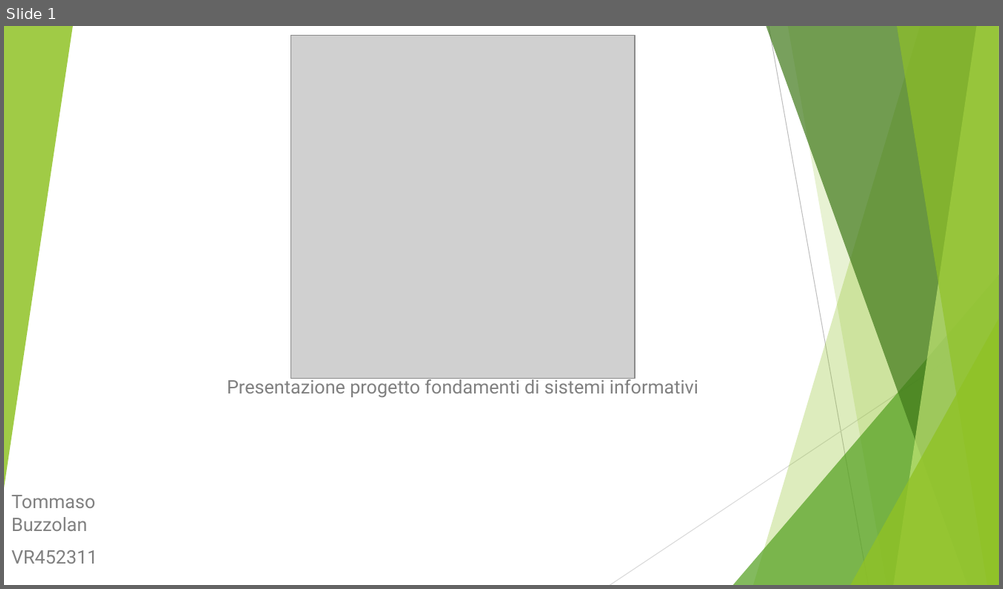
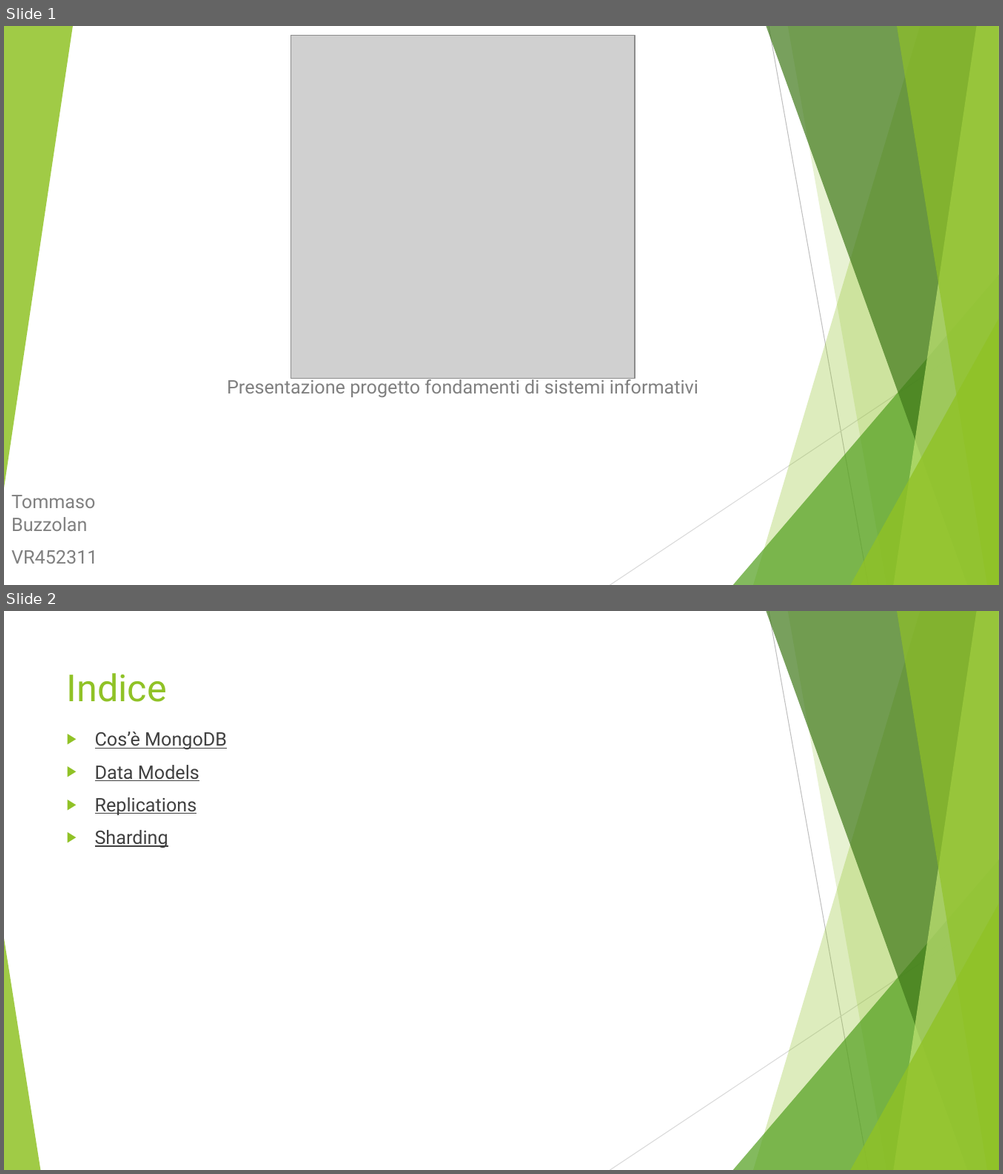
Before and after one commit to Buzzolan/VeronaCardMongoDB, a slide deck: Presentazione_progetto.pptx. Shown one above the other, each under a label of ours: slide 1 before the commit, slides 1 and 2 after it. The pictures are 1003x589 and 1003x1174 pixels, drawn with LibreOffice and Linux fonts; fonts in the diff are those of the drawing; grey boxes stand for pictures. Boxes give left, top, right and bottom in pixels: in the first picture for what was removed or moved away, otherwise in the second. Text is boxed around its words. In the diff, an @@ line names an element or a change of style, - is before the commit and + after.

```diff
--- a/Presentazione_progetto.pptx
+++ b/Presentazione_progetto.pptx
@@ slide 2 added at box(4, 611, 999, 1170), background #FFFFFF; not listed: 9 template elements that a slide beside it also shows @@
@@ title added at box(67, 673, 167, 702), 36 pt, text #90C226 @@
+Indice
@@ text added at box(95, 732, 227, 849), 18 pt, text #404040, underline @@
+▶ Cos’è MongoDB
+▶ Data Models
+▶ Replications
+▶ Sharding
@@ triangle added at box(4, 939, 40, 1170), fill #90C226 at 85% opacity @@
```
Also in this commit, not shown: 2 other slides added, 1 slide removed, 10 other files.
